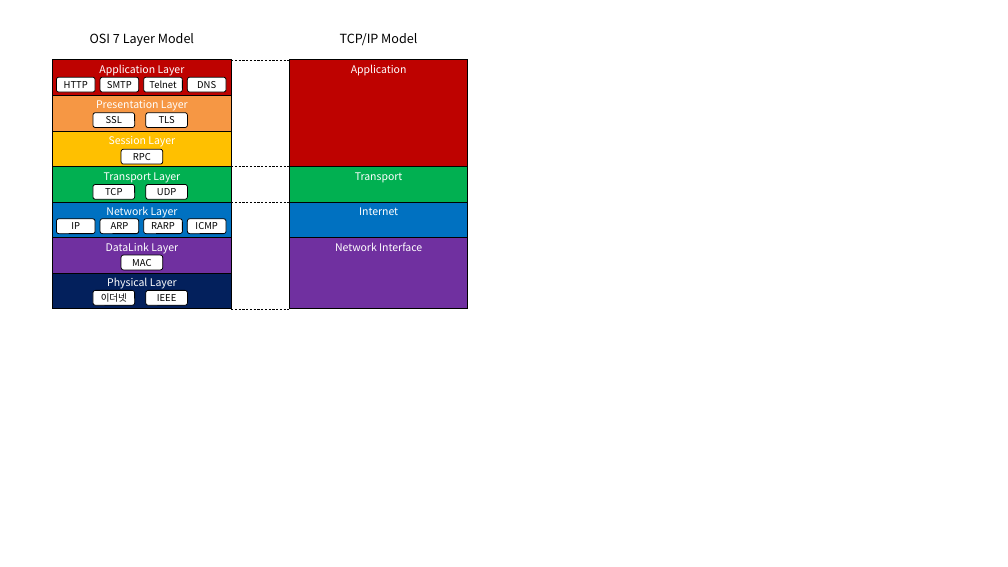
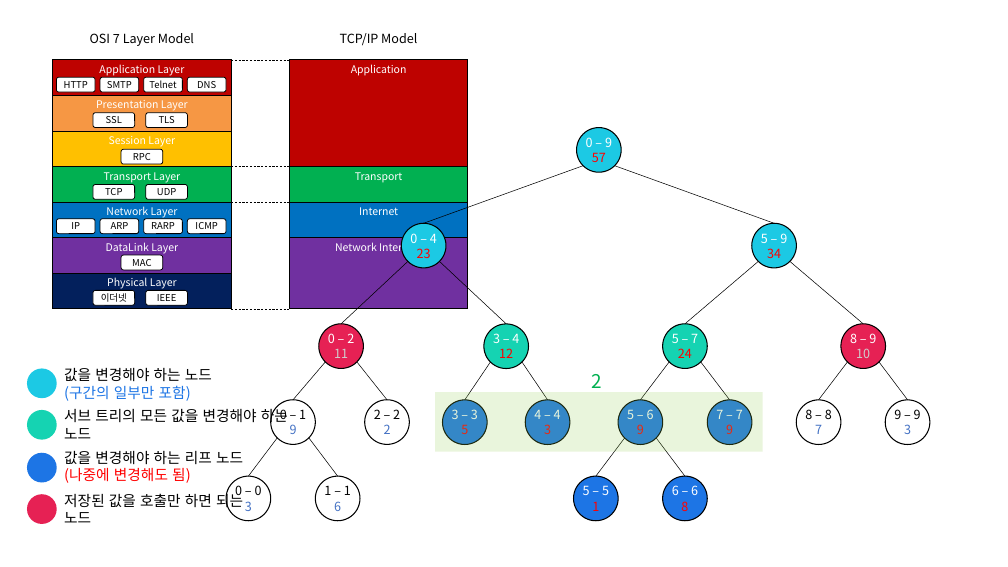
Before and after one commit to siwon-park/cs-study-for-interview, a slide deck: slide 1 of 네트워크/네트워크_이미지.pptx. Drawn at 1008x567 pixels with LibreOffice and Linux fonts; fonts in the diff are those of the drawing. Boxes give left, top, right and bottom in pixels: in the first picture for what was removed or moved away, otherwise in the second. Text is boxed around its words. In the diff, an @@ line names an element or a change of style, - is before the commit and + after.

```diff
--- a/네트워크/네트워크_이미지.pptx
+++ b/네트워크/네트워크_이미지.pptx
@@ group added at (226,128,930,521): 19 ellipses, 18 lines @@
+0 – 9
+57
+0 – 4
+23
+5 – 9
+34
+0 – 2
+11
+3 – 4
+12
+0 – 1
+9
+2 – 2
+2
+0 – 0
+3
+1 – 1
+6
+3 – 3
+5
+4 – 4
+3
+5 – 7
+24
+5 – 6
+9
+7 – 7
+9
+5 – 5
+1
+6 – 6
+8
+8 – 9
+10
+8 – 8
+7
+9 – 9
+3
@@ text added at (591,374,601,388), 18 pt, text #00B050 @@
+2
@@ rectangle added at (436,392,763,452), fill #92D050 at 20% opacity @@
@@ group added at (27,368,288,524): 4 ellipses, 4 texts @@
+값을 변경해야 하는 노드
+(구간의 일부만 포함)
+서브 트리의 모든 값을 변경해야 하는 노드
+값을 변경해야 하는 리프 노드
+(나중에 변경해도 됨)
+저장된 값을 호출만 하면 되는 노드
```
Also in this commit, not shown: 1 slide added, 1 other file.
